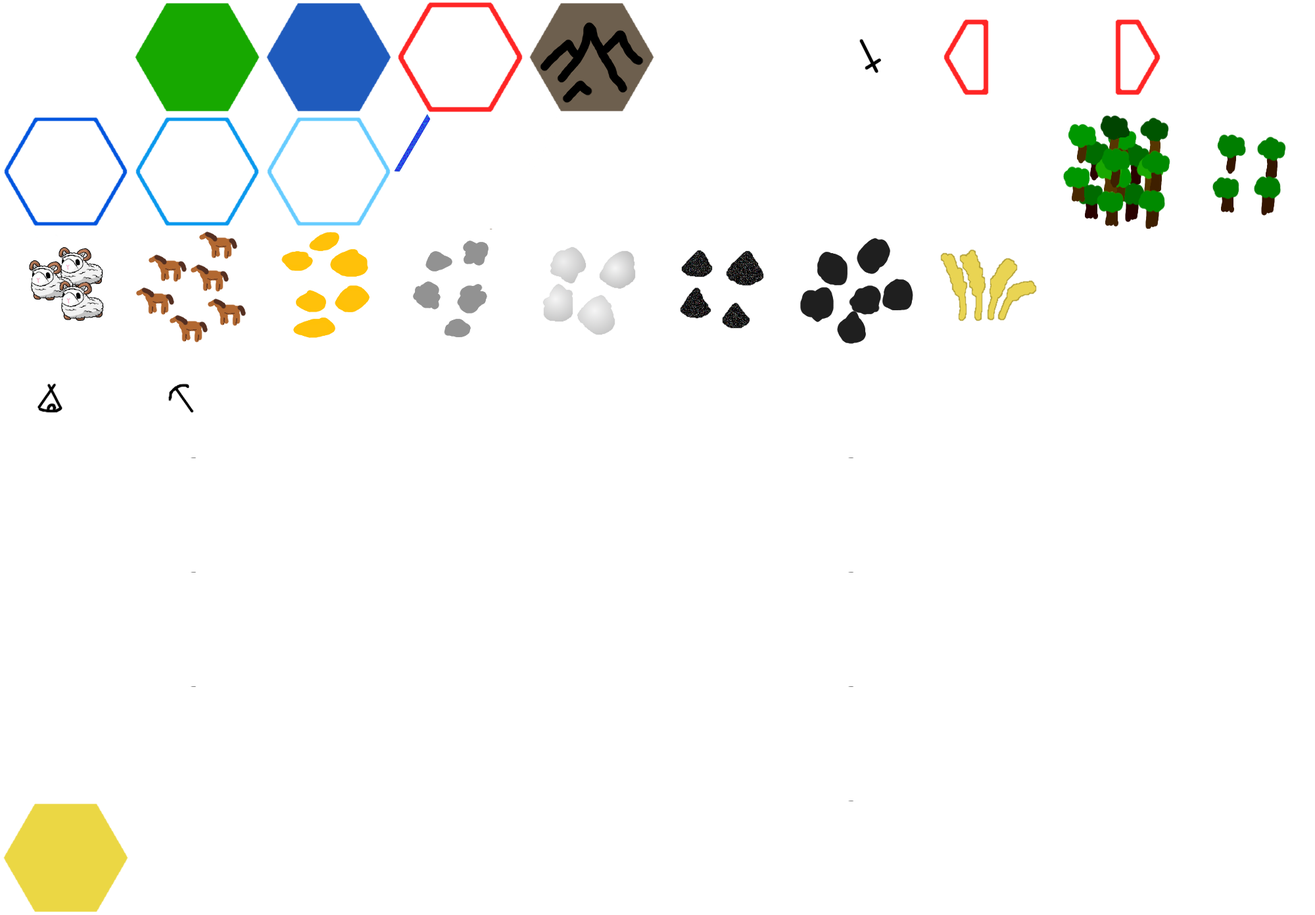
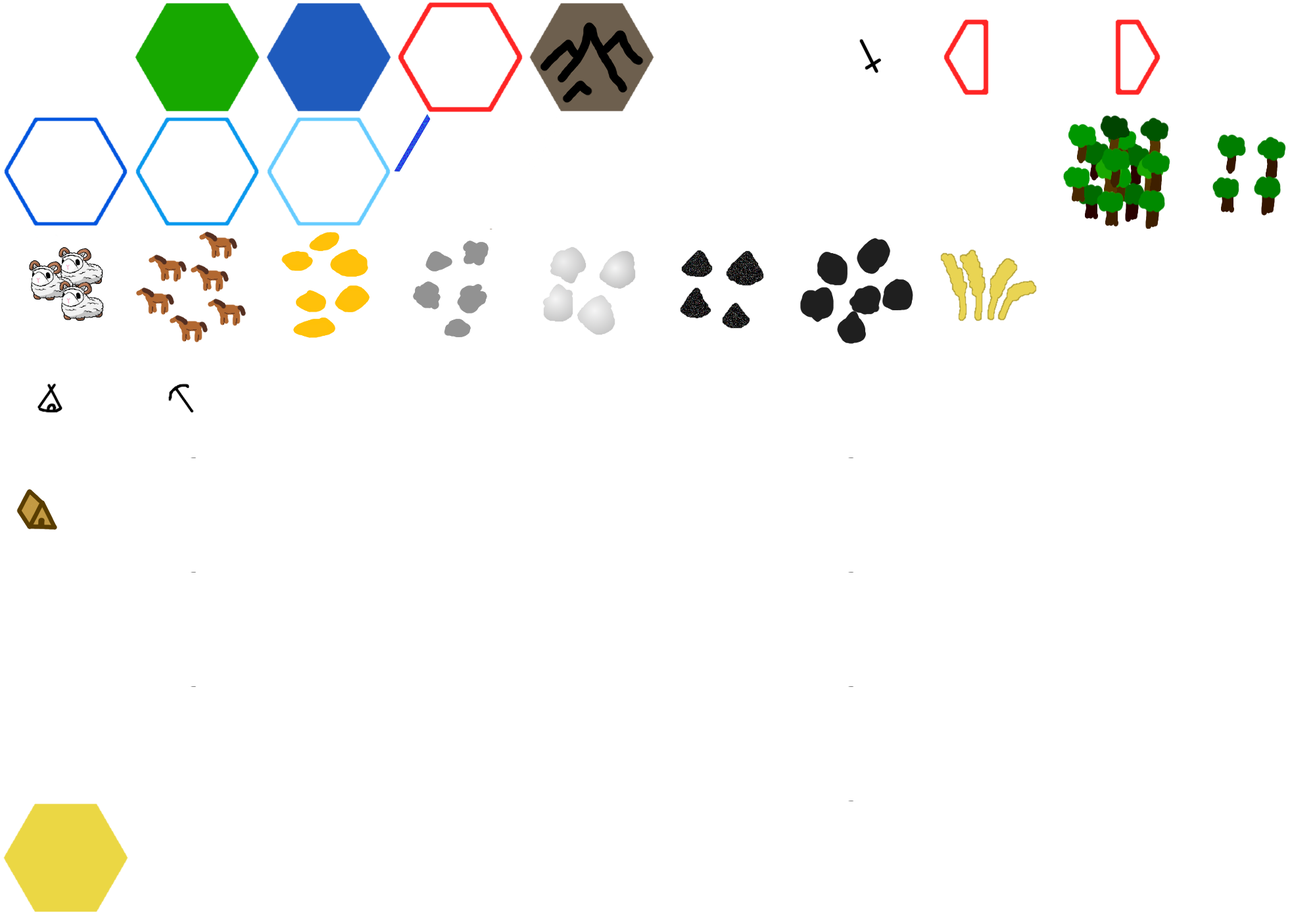
Comparing the layer stacks of the two (1315, 915) images. Changes:
added layer "Layer" above "Layer #1" over [16, 489, 58, 530]
added layer "Layer #1" above "Background" over [20, 493, 54, 528]
painted on "Background" over [16, 489, 58, 530]
